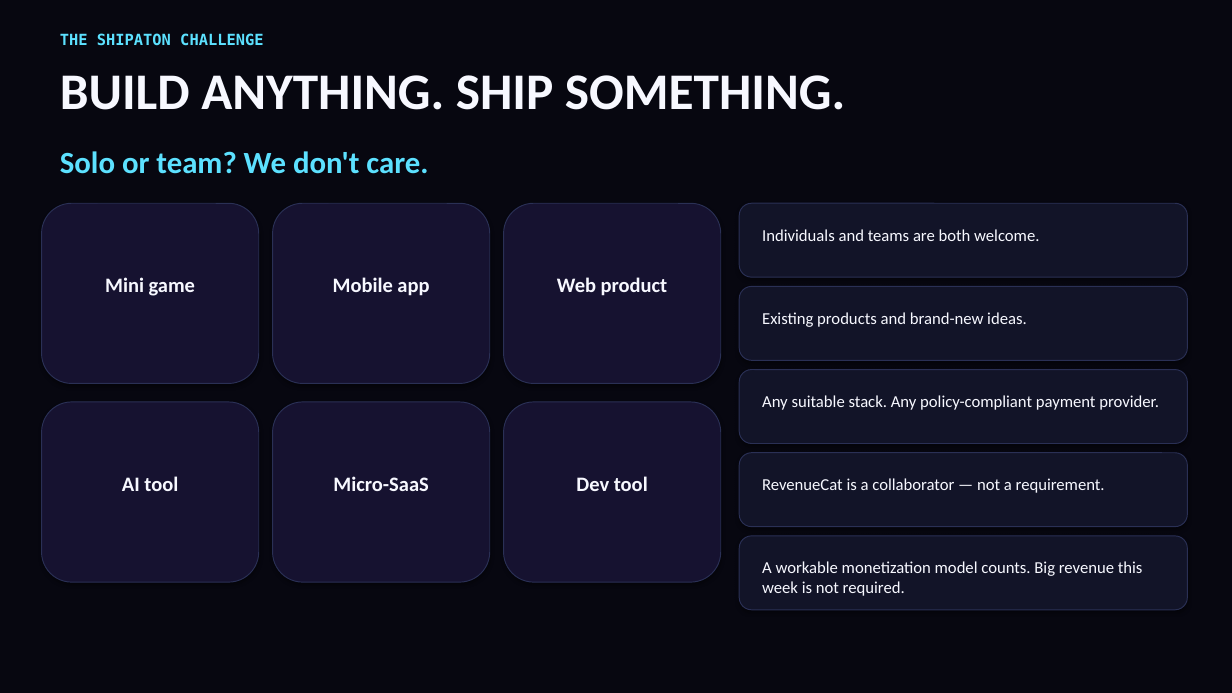
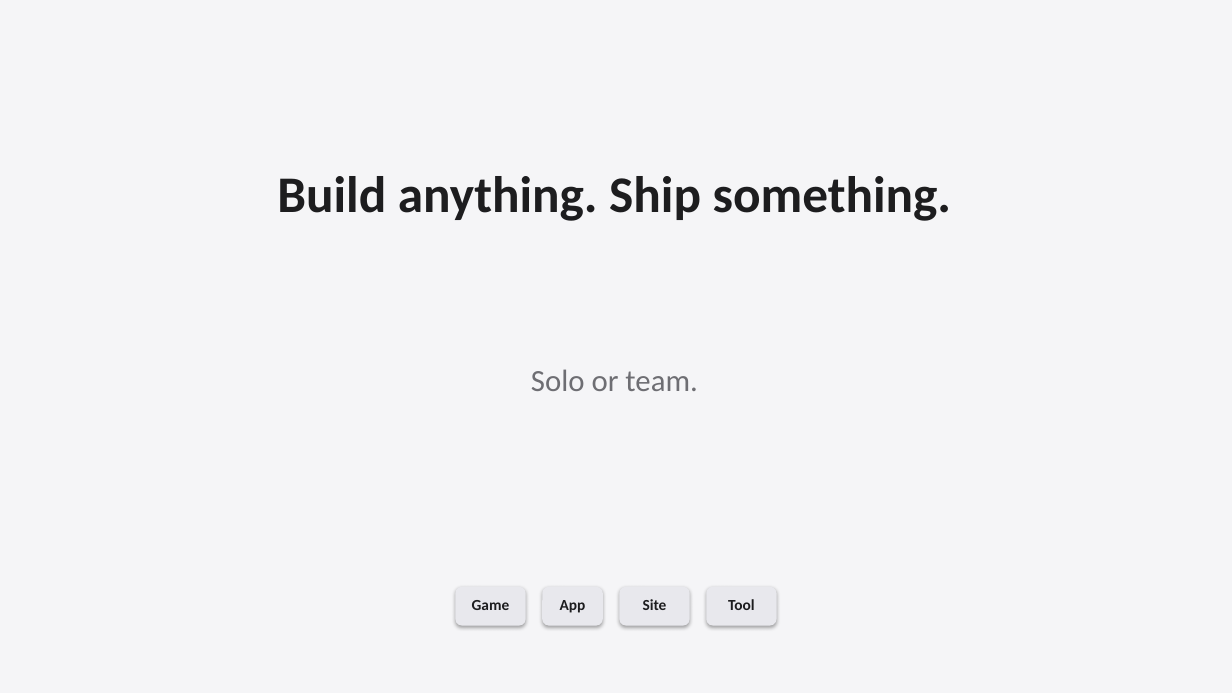
Before and after one commit to shangeethsivan/shangeethsivan.github.io, a slide deck: slide 6 of talks/shipaton-kug-chennai-2026/shipaton-kug-chennai-2026.pptx. Drawn at 1232x693 pixels with LibreOffice and Linux fonts; fonts in the diff are those of the drawing. Boxes give left, top, right and bottom in pixels: in the first picture for what was removed or moved away, otherwise in the second. Text is boxed around its words. In the diff, an @@ line names an element or a change of style, - is before the commit and + after.

Commit message:
Rebuild the Shipaton keynote as ten white Apple-style slides.

```diff
--- a/talks/shipaton-kug-chennai-2026/shipaton-kug-chennai-2026.pptx
+++ b/talks/shipaton-kug-chennai-2026/shipaton-kug-chennai-2026.pptx
@@ rectangle at bbox=[0, 0, 1232, 693]: fill #070710 to #F5F5F7 @@
@@ text removed at bbox=[60, 33, 263, 46] @@
-THE SHIPATON CHALLENGE
@@ text at bbox=[277, 176, 952, 221]: text changed; text colour #F7F8FF to #1D1D1F @@
-BUILD ANYTHING. SHIP SOMETHING.
+Build anything. Ship something.
@@ rounded rectangle removed at bbox=[42, 203, 259, 384] @@
@@ rounded rectangle removed at bbox=[273, 203, 490, 384] @@
@@ rounded rectangle removed at bbox=[504, 203, 721, 384] @@
@@ rounded rectangle removed at bbox=[739, 203, 1188, 277] @@
@@ text removed at bbox=[762, 229, 1039, 241] @@
-Individuals and teams are both welcome.
@@ text removed at bbox=[557, 277, 668, 296] @@
-Web product
@@ rounded rectangle removed at bbox=[739, 287, 1188, 360] @@
@@ text removed at bbox=[762, 312, 1027, 327] @@
-Existing products and brand-new ideas.
@@ text at bbox=[531, 369, 697, 391]: text changed; text colour #5CE1FF to #6E6E73; bold off @@
-Solo or team? We don't care.
+Solo or team.
@@ rounded rectangle removed at bbox=[739, 370, 1188, 444] @@
@@ rounded rectangle removed at bbox=[42, 402, 259, 582] @@
@@ rounded rectangle removed at bbox=[273, 402, 490, 582] @@
@@ rounded rectangle removed at bbox=[504, 402, 721, 582] @@
@@ text removed at bbox=[762, 395, 1159, 410] @@
-Any suitable stack. Any policy-compliant payment provider.
@@ text removed at bbox=[333, 476, 428, 491] @@
-Micro-SaaS
@@ text removed at bbox=[576, 476, 648, 491] @@
-Dev tool
@@ rounded rectangle removed at bbox=[739, 453, 1188, 527] @@
@@ text removed at bbox=[762, 478, 1105, 493] @@
-RevenueCat is a collaborator — not a requirement.
@@ rounded rectangle removed at bbox=[739, 536, 1188, 610] @@
@@ text removed at bbox=[762, 561, 1143, 596] @@
-A workable monetization model counts. Big revenue this week is not required.
@@ rounded rectangle added at bbox=[456, 587, 526, 626], fill #E8E8ED @@
@@ rounded rectangle added at bbox=[543, 587, 604, 626], fill #E8E8ED @@
@@ rounded rectangle added at bbox=[619, 587, 689, 626], fill #E8E8ED @@
@@ text added at bbox=[643, 599, 667, 610], 12 pt, text #1D1D1F, bold @@
+Site
@@ rounded rectangle added at bbox=[706, 587, 776, 626], fill #E8E8ED @@
@@ text at bbox=[728, 599, 755, 610]: text changed; size 16 to 12 pt; text colour #F7F8FF to #1D1D1F @@
-AI tool
+Tool
@@ text at bbox=[472, 600, 510, 610]: text changed; size 16 to 12 pt; text colour #F7F8FF to #1D1D1F @@
-Mini game
+Game
@@ text at bbox=[560, 600, 586, 613]: text changed; size 16 to 12 pt; text colour #F7F8FF to #1D1D1F @@
-Mobile app
+App
```
Also in this commit, not shown: 2 other slides changed, 6 slides added, 6 slides removed, 4 other files.
